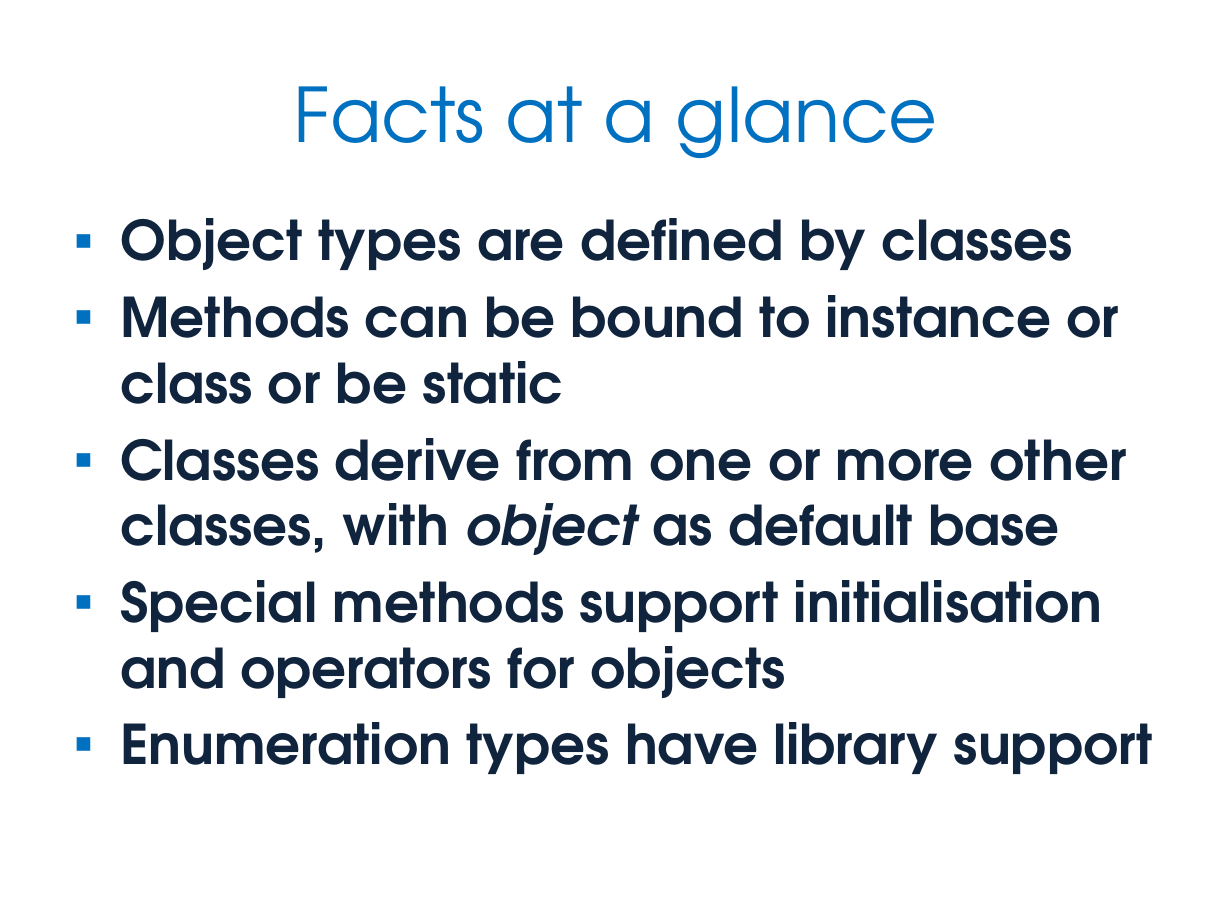
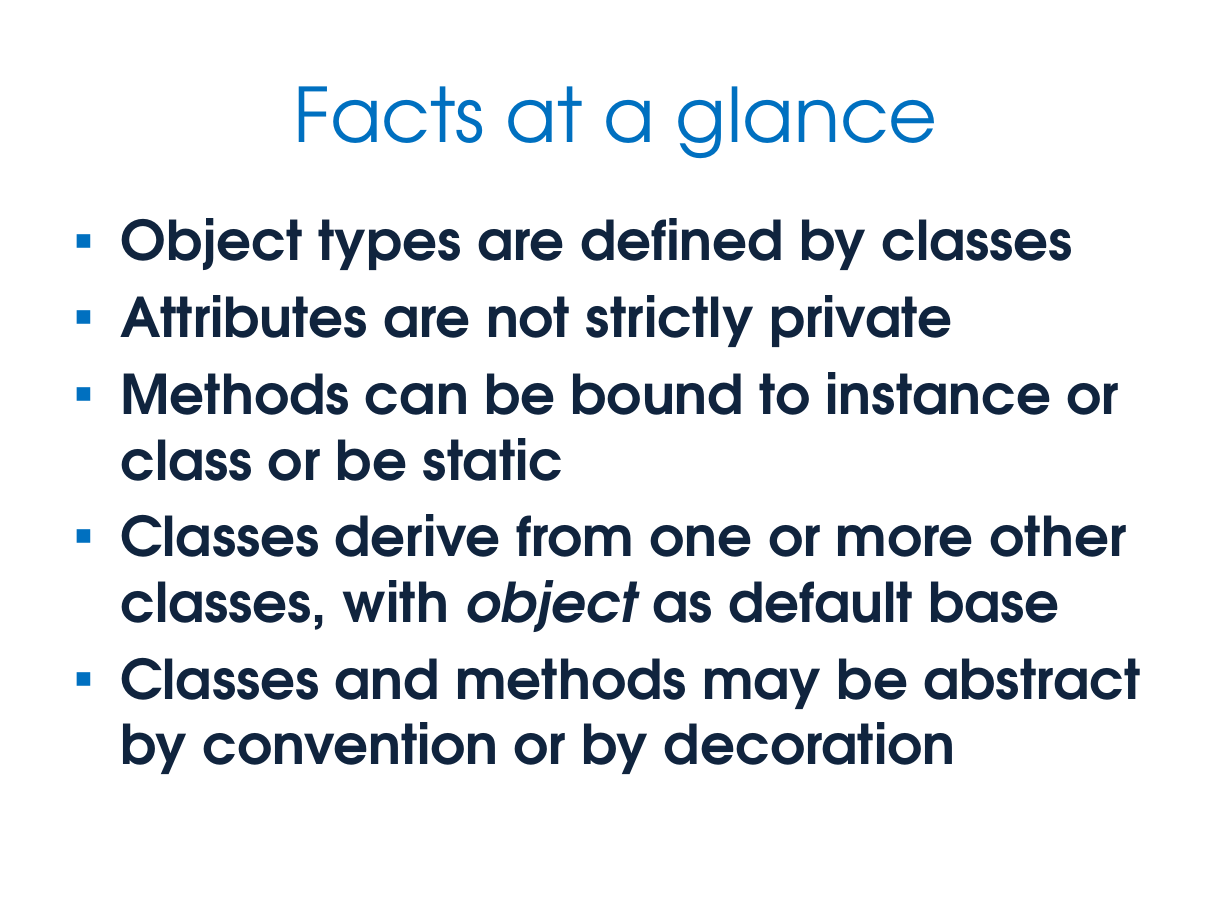
Before and after one commit to JonJagger/two-day-courses, a slide deck: slide 152 of pf/Python Foundation.pptx (slide 153 before the commit). Drawn at 1232x924 pixels with LibreOffice and Linux fonts; fonts in the diff are those of the drawing. Boxes give left, top, right and bottom in pixels: in the first picture for what was removed or moved away, otherwise in the second. Text is boxed around its words. In the diff, an @@ line names an element or a change of style, - is before the commit and + after.

Commit message:
Changes from Kevlin: - Minor formatting fixes - Legacy references on Facts at a Glance slide for Classes & Objects removed - Incomplete sub-bullet on slide in Iteration chapter completed - Sequence of slides in Multi-Paradigm Programming chapter tweaked - Removed Ad hoc data structures from Built-in Containers chapter

```diff
--- a/pf/Python Foundation.pptx
+++ b/pf/Python Foundation.pptx
@@ text at <box>120,295,952,347</box>: paragraph added @@
+▪ Attributes are not strictly private
@@ text at <box>120,658,1140,774</box>: text changed @@
-▪ Special methods support initialisation and operators for objects
-▪ Enumeration types have library support
+▪ Classes and methods may be abstract by convention or by decoration
```
Also in this commit, not shown: 6 other slides changed, 1 slide removed, 1 other file.
